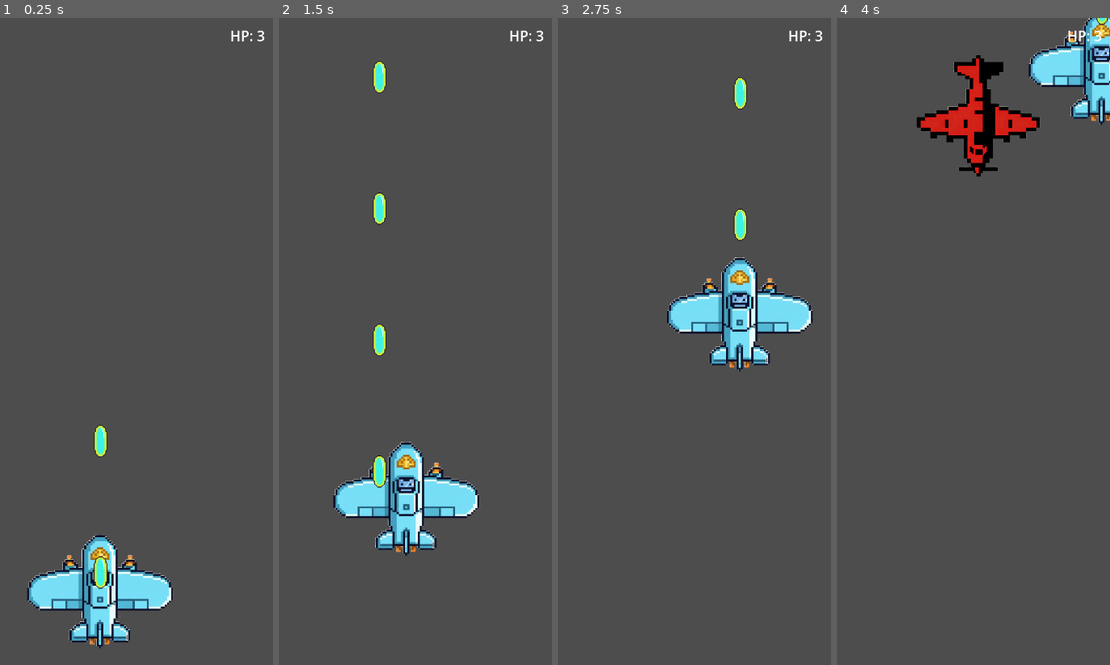
Above: before the commit, frames 1-4 (left to right).
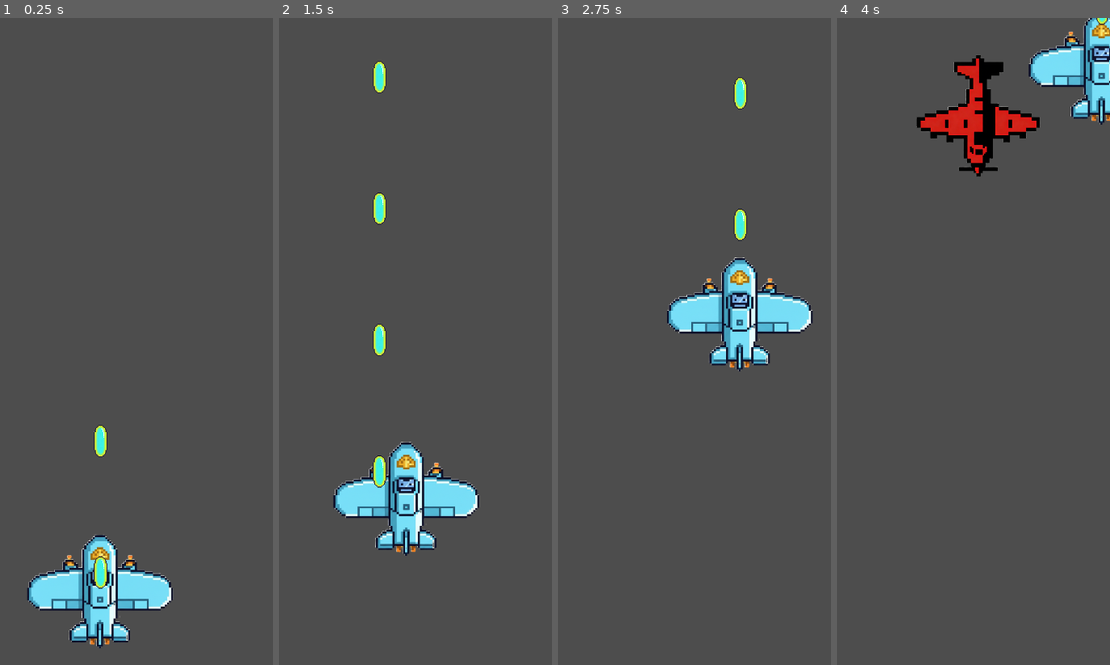
Above: after the commit, the same moments.

Repository: qingzhixing/plane-war
Game: Godot game, scene res://scenes/Main.tscn
The game is run twice, just before and just after one commit, with the same random seed, the same clock (stepped at 60 frames per second) and the same inputs.
Inputs (mouse positions are in pixels of both pictures, inside the frame that each line leads up to):
- Up to frame 1 (0.25 s): no input
- Up to frame 2 (1.5 s): move the mouse to (450, 309) at 0.52 s; click (450, 309) at 0.67 s; drag from (298, 373) to (380, 95) at 1.27 s
- Up to frame 3 (2.75 s): move the mouse to (686, 199) at 2.02 s; click (686, 199) at 2.17 s
- Up to frame 4 (4 s): drag from (910, 470) to (1019, 225) at 2.77 s; move the mouse to (1036, 438) at 3.52 s; click (1036, 438) at 3.67 s

The runs differ from the first frame. In frame 1, less than 0.1% of the frame differs, in the area x 84-98%, y 1-4%; in frame 2, less than 0.1%; in frame 3, less than 0.1%; in frame 4, less than 0.1%.

Commit message:
🎨 UI: HUD 使用场景预置 Label
Made-with: Cursor

Diff:
--- a/scenes/Main.tscn
+++ b/scenes/Main.tscn
@@ -24,8 +24,68 @@
 script = ExtResource("4_hud")
 player_path = NodePath("../Player")
 
+[node name="Root" type="Control" parent="HUD"]
+layout_mode = 3
+anchors_preset = 15
+anchor_right = 1.0
+anchor_bottom = 1.0
+grow_horizontal = 2
+grow_vertical = 2
+mouse_filter = 2
+
+[node name="HpLabel" type="Label" parent="HUD/Root"]
+visible = false
+layout_mode = 0
+offset_left = 569.0
+offset_top = 16.0
+offset_right = 685.0
+offset_bottom = 52.0
+text = "HP: 3"
+horizontal_alignment = 2
+
 [node name="GameOver" type="CanvasLayer" parent="."]
 script = ExtResource("5_game_over")
 player_path = NodePath("../Player")
 
+[node name="Root" type="Control" parent="GameOver"]
+visible = false
+layout_mode = 3
+anchors_preset = 15
+anchor_right = 1.0
+anchor_bottom = 1.0
+grow_horizontal = 2
+grow_vertical = 2
+mouse_filter = 2
+
+[node name="Panel" type="ColorRect" parent="GameOver/Root"]
+layout_mode = 1
+anchors_preset = 15
+anchor_right = 1.0
+anchor_bottom = 1.0
+grow_horizontal = 2
+grow_vertical = 2
+color = Color(0, 0, 0, 0.6)
+
+[node name="Center" type="CenterContainer" parent="GameOver/Root"]
+layout_mode = 1
+anchors_preset = 15
+anchor_right = 1.0
+anchor_bottom = 1.0
+grow_horizontal = 2
+grow_vertical = 2
+
+[node name="VBox" type="VBoxContainer" parent="GameOver/Root/Center"]
+layout_mode = 2
+mouse_filter = 2
+alignment = 1
+
+[node name="Label" type="Label" parent="GameOver/Root/Center/VBox"]
+layout_mode = 2
+text = "You Dead!"
+horizontal_alignment = 1
+
+[node name="RestartButton" type="Button" parent="GameOver/Root/Center/VBox"]
+layout_mode = 2
+text = "重新开始"
+
 [connection signal="timeout" from="EnemySpawner/Timer" to="EnemySpawner" method="_on_spawn_timeout"]
--- a/scripts/hud.gd
+++ b/scripts/hud.gd
@@ -9,22 +9,9 @@
 	if player_path != NodePath(""):
 		_player = get_node(player_path)
 
-	# 全屏根节点必须忽略鼠标/触摸，否则会挡住下面的飞机操控
-	var root := Control.new()
-	root.mouse_filter = Control.MOUSE_FILTER_IGNORE
-	add_child(root)
-	root.set_anchors_preset(Control.PRESET_FULL_RECT)
-	root.set_offsets_preset(Control.PRESET_FULL_RECT)
-
-	_label = Label.new()
-	_label.text = "HP: 3"
-	_label.add_theme_font_size_override("font_size", 28)
-	_label.horizontal_alignment = HORIZONTAL_ALIGNMENT_RIGHT
-	_label.custom_minimum_size = Vector2(100, 36)
+	# 使用场景中预先放置的 Label
+	_label = $Root/HpLabel
 	_label.mouse_filter = Control.MOUSE_FILTER_IGNORE
-	root.add_child(_label)
-	var viewport_size := get_viewport().get_visible_rect().size
-	_label.position = Vector2(viewport_size.x - 116.0, 16.0)
 
 func _process(_delta: float) -> void:
 	if not is_instance_valid(_player):
Not shown: 1 places in scenes/Main.tscn that only renumber resources
Not shown, changed: docs/gdd/sections/08_ui_ux.md
